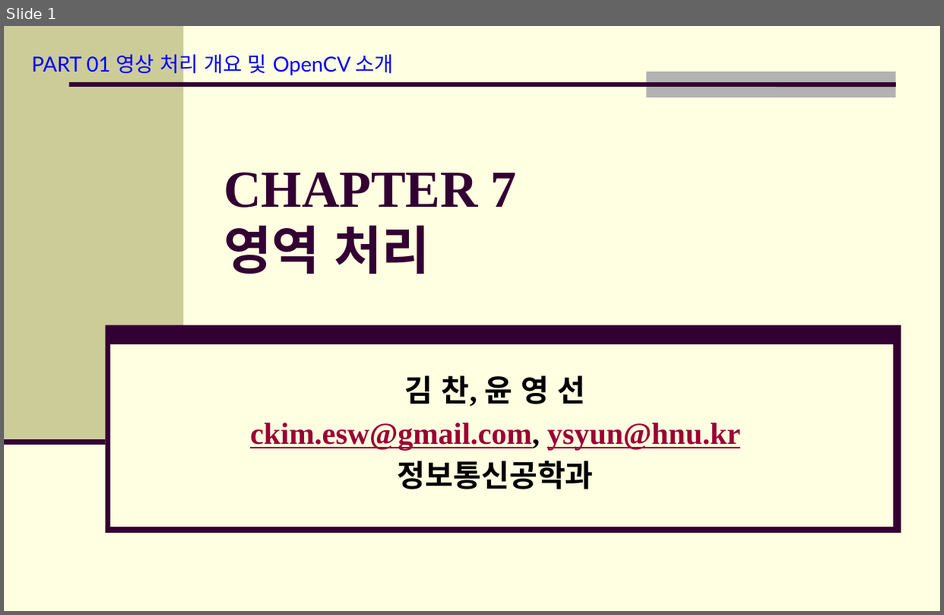
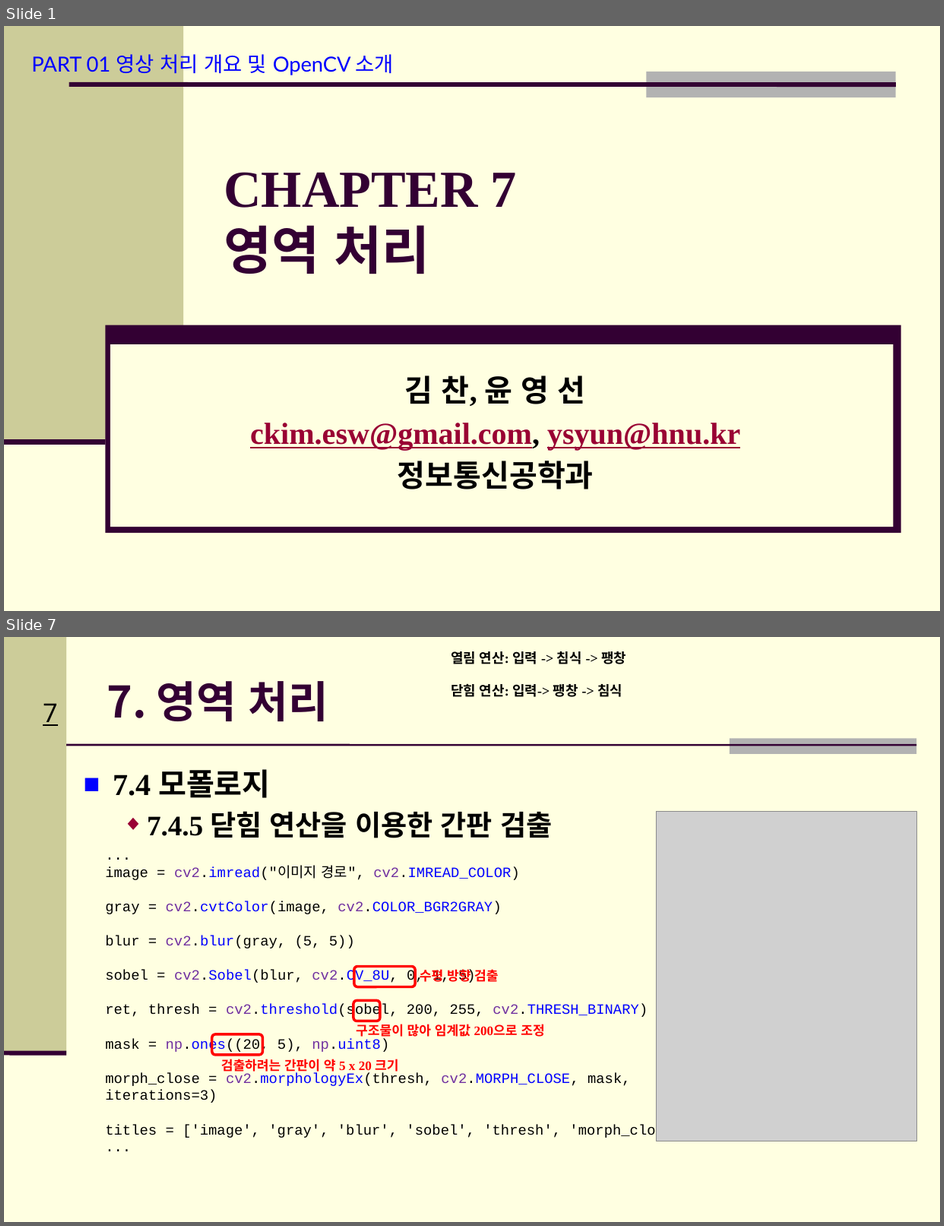
Before and after one commit to Hitbee-dev/OpenCV-Python, a slide deck: 2022-11-29/documents/CH_07 영역 처리 & CH_08 기하학 처리.pptx. Shown one above the other, each under a label of ours: slide 1 before the commit, slides 1 and 7 after it; the slides between them are not shown. The pictures are 944x615 and 944x1226 pixels, drawn with LibreOffice and Linux fonts; fonts in the diff are those of the drawing; grey boxes stand for pictures; background and template pictures are left out. Boxes give left, top, right and bottom in pixels: in the first picture for what was removed or moved away, otherwise in the second. Text is boxed around its words. In the diff, an @@ line names an element or a change of style, - is before the commit and + after.

```diff
--- a/2022-11-29/documents/CH_07 영역 처리 & CH_08 기하학 처리.pptx
+++ b/2022-11-29/documents/CH_07 영역 처리 & CH_08 기하학 처리.pptx
@@ slide 7 added at (4, 637, 940, 1222), background #FFFFE1 @@
@@ rectangle added at (4, 637, 67, 1053), fill #CCCC99 @@
@@ text added at (451, 651, 626, 697), 10.5 pt, text #000000, bold @@
+열림 연산: 입력 -> 침식 -> 팽창
+닫힘 연산: 입력-> 팽창 -> 침식
@@ title added at (107, 681, 329, 721), 33.3 pt, text #330033, bold @@
+7. 영역 처리
@@ page number added at (43, 703, 57, 726), 20 pt, text #000000, underline @@
+7
@@ line added from (67, 745) to (917, 745), #330033 1.5 pt @@
@@ rectangle added at (730, 738, 917, 754), fill #B2B2B2 @@
@@ text added at (113, 769, 552, 838), 21.7 pt, text #000000, bold @@
+■ 7.4 모폴로지
+  ◆ 7.4.5 닫힘 연산을 이용한 간판 검출
@@ picture added at (657, 812, 917, 1142) @@
@@ text added at (105, 865, 690, 1139), 11 pt, text #000000 @@
+...
+image = cv2.imread("이미지 경로", cv2.IMREAD_COLOR)
+gray = cv2.cvtColor(image, cv2.COLOR_BGR2GRAY)
+blur = cv2.blur(gray, (5, 5))
+sobel = cv2.Sobel(blur, cv2.CV_8U, 0, 1, 5)
+ret, thresh = cv2.threshold(sobel, 200, 255, cv2.THRESH_BINARY)
+mask = np.ones((20, 5), np.uint8)
+morph_close = cv2.morphologyEx(thresh, cv2.MORPH_CLOSE, mask, iterations=3)
+titles = ['image', 'gray', 'blur', 'sobel', 'thresh', 'morph_close']
+...
@@ rounded rectangle added at (354, 967, 415, 987), outline #FF0000 2 pt @@
@@ text added at (420, 969, 498, 983), 10 pt, text #FF0000, bold @@
+수평 방향 검출
@@ rounded rectangle added at (354, 1000, 379, 1021), outline #FF0000 2 pt @@
@@ text added at (356, 1022, 544, 1039), 10 pt, text #FF0000, bold @@
+구조물이 많아 임계값 200으로 조정
@@ rounded rectangle added at (212, 1034, 262, 1054), outline #FF0000 2 pt @@
@@ line added from (4, 1053) to (67, 1053), #330033 3.5 pt @@
@@ text added at (221, 1059, 398, 1074), 10 pt, text #FF0000, bold @@
+검출하려는 간판이 약 5 x 20 크기
```
Also in this commit, not shown: 1 slide changed, 12 other slides added, 3 other files.
